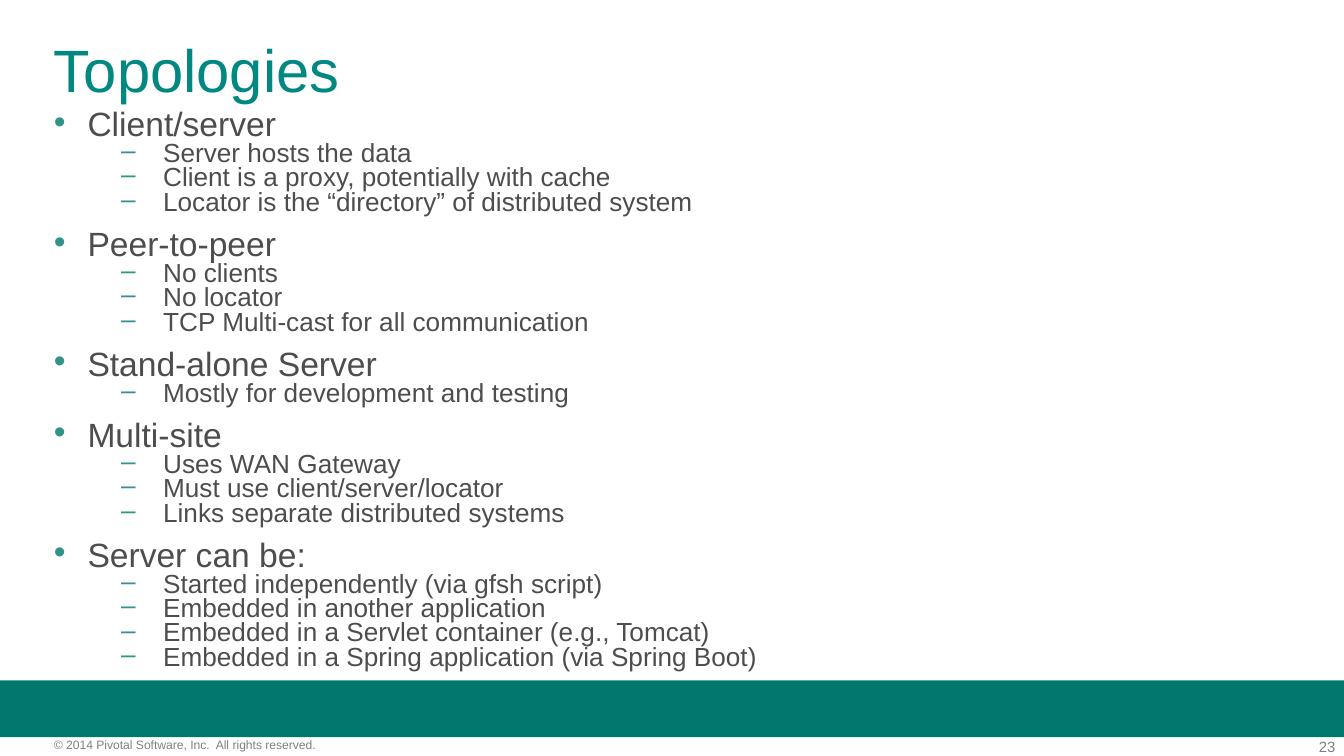
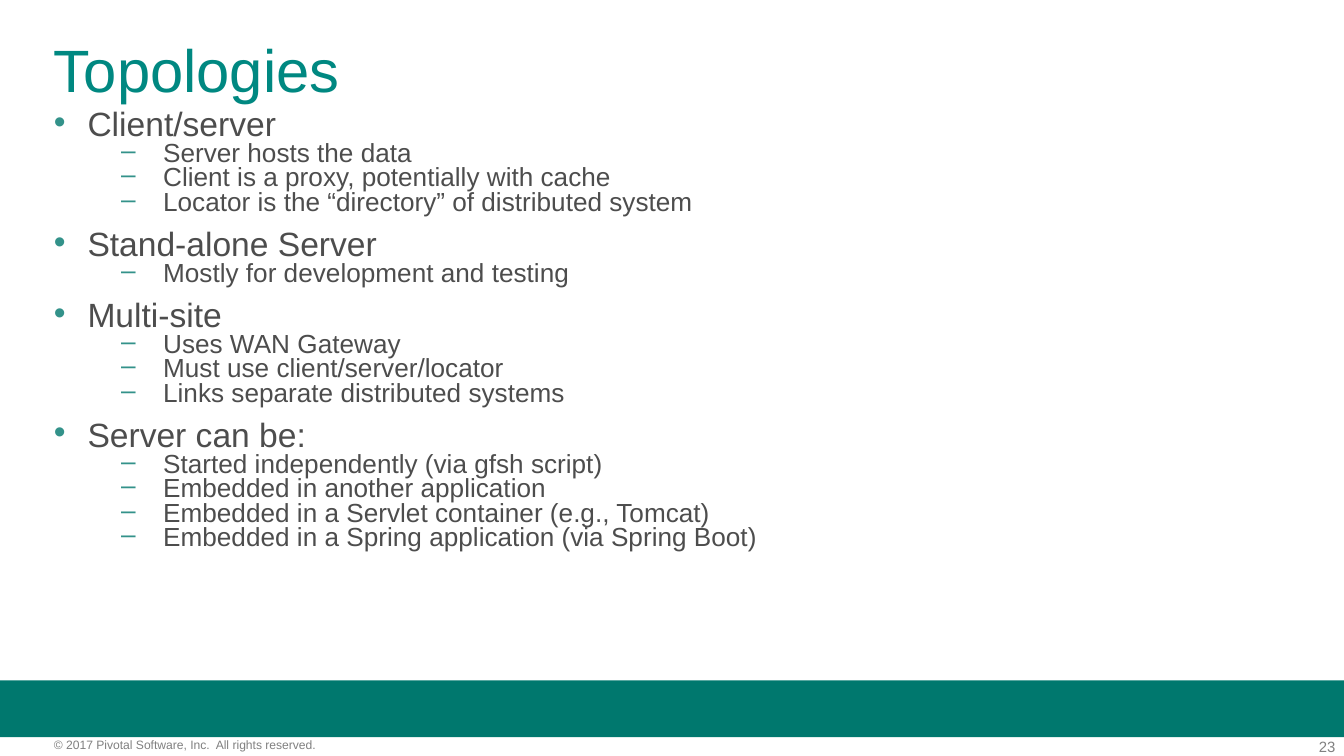
Before and after one commit to vmware-archive/gemfire-fe, a slide deck: slide 23 of docs/Gemfire Fundamentals.pptx. Drawn at 1344x756 pixels with LibreOffice and Linux fonts; fonts in the diff are those of the drawing; background and template pictures are left out. Boxes give left, top, right and bottom in pixels: in the first picture for what was removed or moved away, otherwise in the second. Text is boxed around its words. In the diff, an @@ line names an element or a change of style, - is before the commit and + after.

```diff
--- a/docs/Gemfire Fundamentals.pptx
+++ b/docs/Gemfire Fundamentals.pptx
@@ text at (88, 233, 589, 332): paragraphs removed @@
-• Peer-to-peer
-  – No clients
-  – No locator
-  – TCP Multi-cast for all communication
@@ text at (66, 740, 315, 752): text changed @@
-© 2014 Pivotal Software, Inc. All rights reserved.
+© 2017 Pivotal Software, Inc. All rights reserved.
```
Also in this commit, not shown: 32 other slides changed, 1 slide removed.
